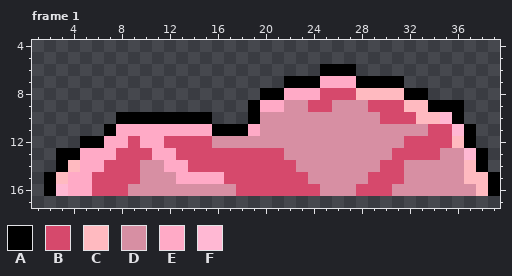
File history of a pixel-art file, Assets/Espelho/fdr_sprites/spr_cloud03_top.aseprite. That is the earlier state.
40x32 pixels, 7 frames. Shown: frame 1: x 1..39, y 4..17.
Palette (. is transparent): A #000000  B #d6496c  C #ffbac0  D #d78fa3  E #ffaac6  F #ffb8d3
Now the later version:
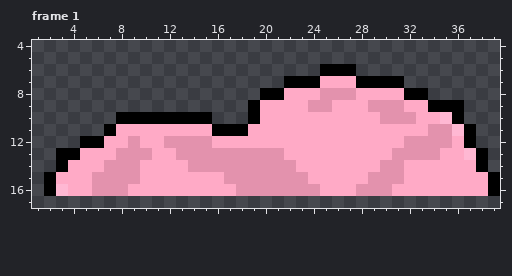
The exact change:
Colour B changes from #d6496c to #e392ad.
Frame 1:
The edit turns colour C into colour E in row 8 at x 28 to 31; in row 9 at x 32 to 33; in row 10 at x 33 to 34; in row 12 at x 36; in row 14 at x 4 and 37; in row 15 at x 3 and 37 to 38.
The edit turns colour C into colour E in row 16 at x 38.
The edit turns colour D into colour E in row 9 at x 22 to 23 and 26 to 28; in row 10 at x 20 to 29; in row 11 at x 20 to 33; in row 12 at x 16 to 31; in row 13 at x 22 to 30 and 35 to 36; in row 14 at x 10 to 11, 23 to 29 and 32 to 36.
The edit turns colour D into colour E in row 15 at x 10 to 12, 24 to 28 and 32 to 36; in row 16 at x 9 to 17, 25 to 27 and 31 to 37.
Pixel boxes of the changes (left, top, right, bottom) in both pictures:
changed: (56, 88, 488, 196)
